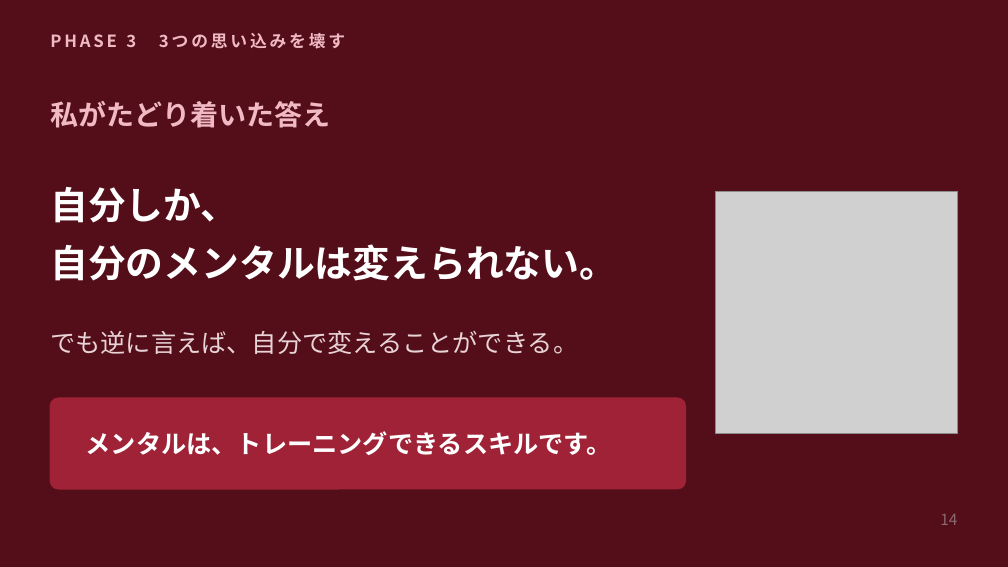
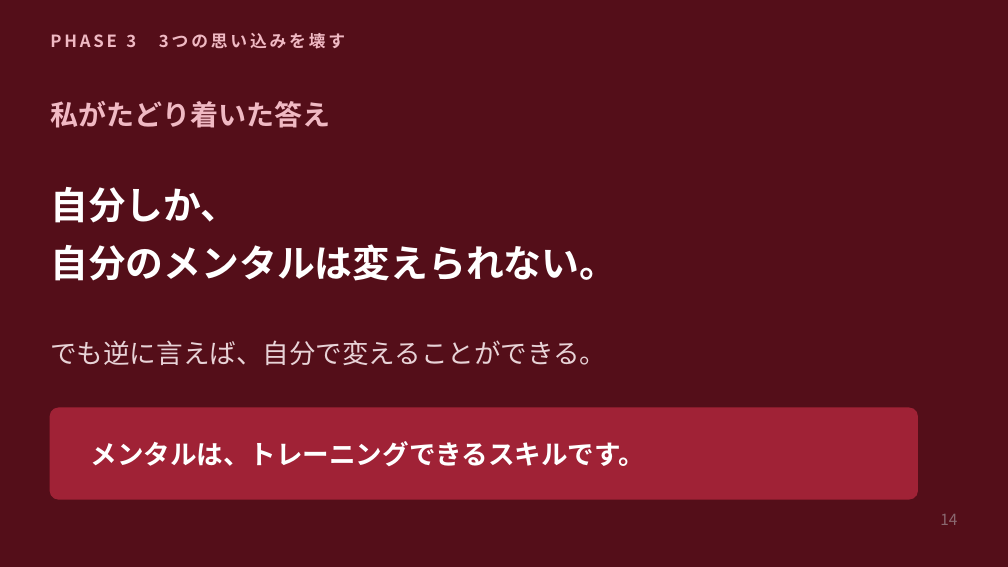
Before and after one commit to shiori0823/shiorin-trainer, a slide deck: slide 14 of deck/consultation-deck.pptx. Drawn at 1008x567 pixels with LibreOffice and Linux fonts; fonts in the diff are those of the drawing; grey boxes stand for pictures. Boxes give left, top, right and bottom in pixels: in the first picture for what was removed or moved away, otherwise in the second. Text is boxed around its words. In the diff, an @@ line names an element or a change of style, - is before the commit and + after.

```diff
--- a/deck/consultation-deck.pptx
+++ b/deck/consultation-deck.pptx
@@ picture removed at [716, 192, 958, 433] @@
@@ text "でも逆に言えば、自分で変えることができる。" at [50, 340, 606, 365]: size 18 to 19 pt @@
@@ text "でも逆に言えば、自分で変えることができる。": place and size @@
-text "でも逆に言えば、自分で変えることができる。" at [50, 330, 578, 354]
+text "でも逆に言えば、自分で変えることができる。" at [50, 340, 606, 365]
@@ rounded rectangle: place and size @@
-rounded rectangle at [50, 398, 685, 489]
+rounded rectangle at [50, 408, 917, 499]
@@ text "メンタルは、トレーニングできるスキルです。": place and size @@
-text "メンタルは、トレーニングできるスキルです。" at [86, 431, 612, 455]
+text "メンタルは、トレーニングできるスキルです。" at [91, 441, 645, 466]
@@ text "メンタルは、トレーニングできるスキルです。" at [91, 441, 645, 466]: size 18 to 19 pt @@
```
Also in this commit, not shown: 22 other slides changed, 4 other files.
